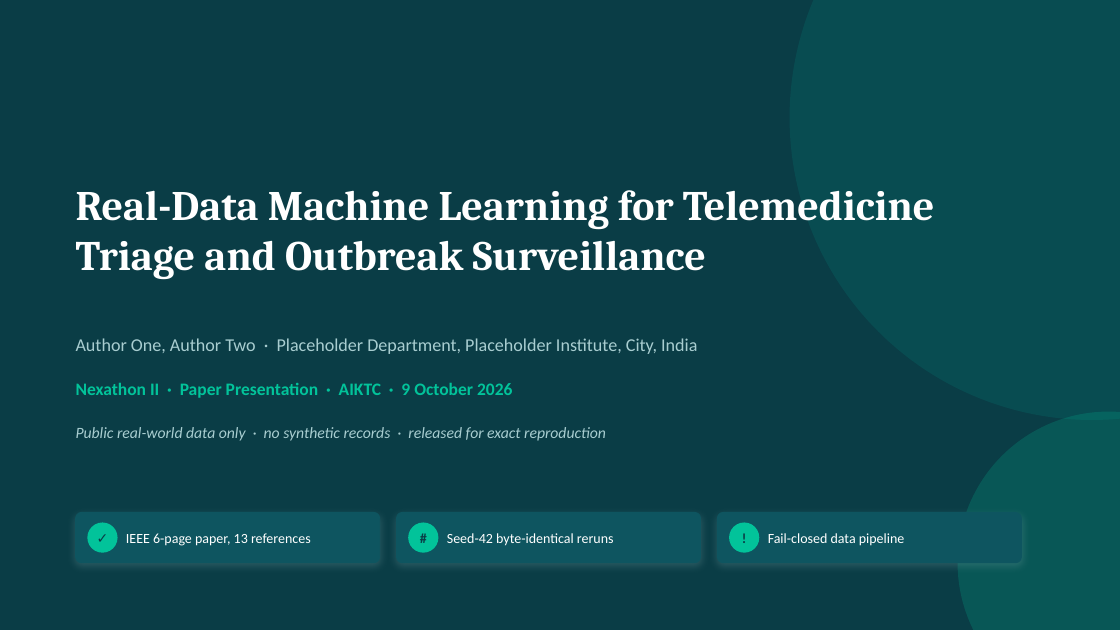
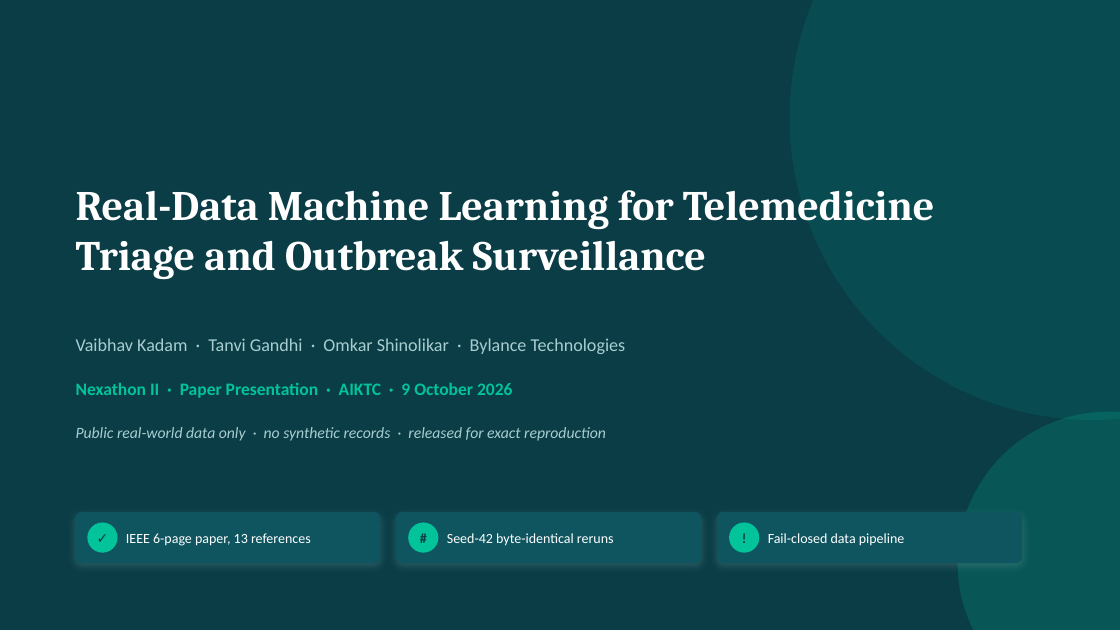
Before and after one commit to vaibhav7087/curago_paper_version, a slide deck: slide 1 of ppt/paper_presentation.pptx. Drawn at 1120x630 pixels with LibreOffice and Linux fonts; fonts in the diff are those of the drawing. Boxes give left, top, right and bottom in pixels: in the first picture for what was removed or moved away, otherwise in the second. Text is boxed around its words. In the diff, an @@ line names an element or a change of style, - is before the commit and + after.

Commit message:
paper: real byline - Vaibhav Kadam, Tanvi Gandhi, Omkar Shinolikar (Bylance Technologies); rebuilt paper + deck, audit ALL PASS

```diff
--- a/ppt/paper_presentation.pptx
+++ b/ppt/paper_presentation.pptx
@@ text at (x1=76, y1=338, x2=626, y2=354): text changed @@
-Author One, Author Two · Placeholder Department, Placeholder Institute, City, India
+Vaibhav Kadam · Tanvi Gandhi · Omkar Shinolikar · Bylance Technologies
```
Also in this commit, not shown: 8 other files.
